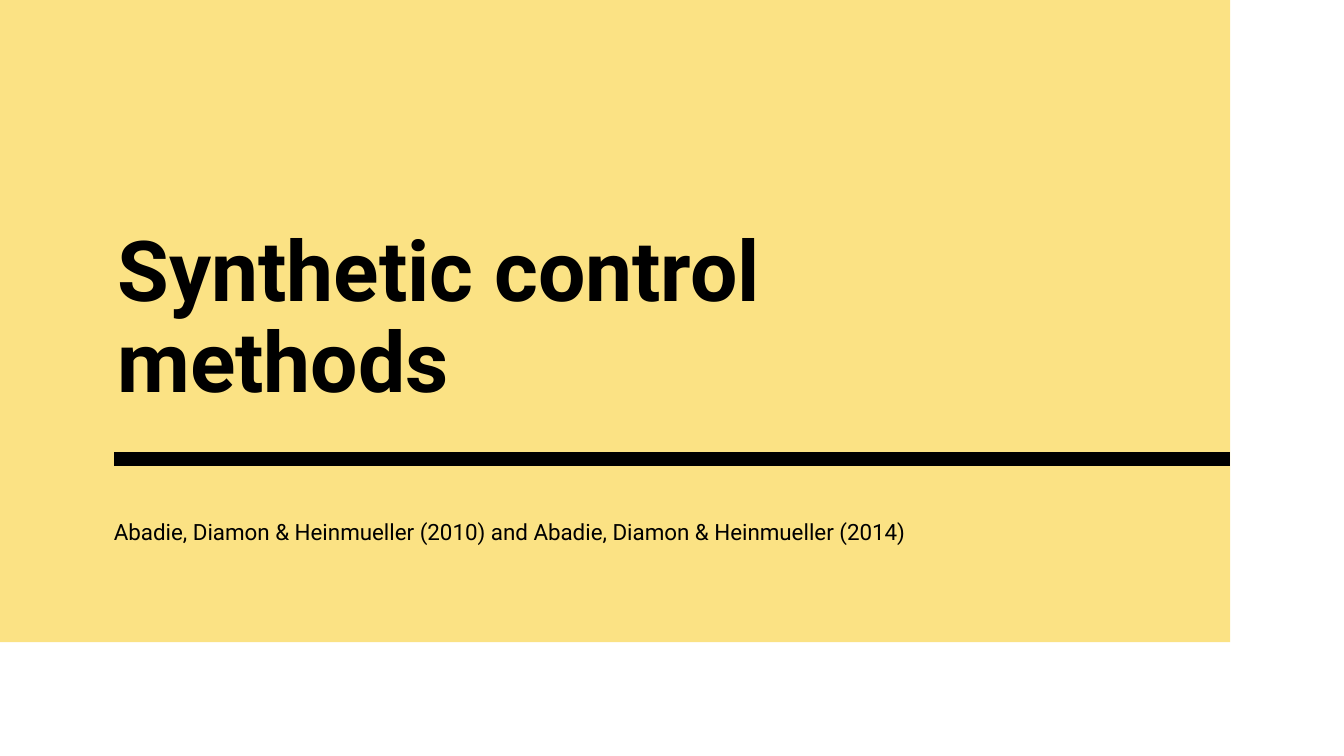
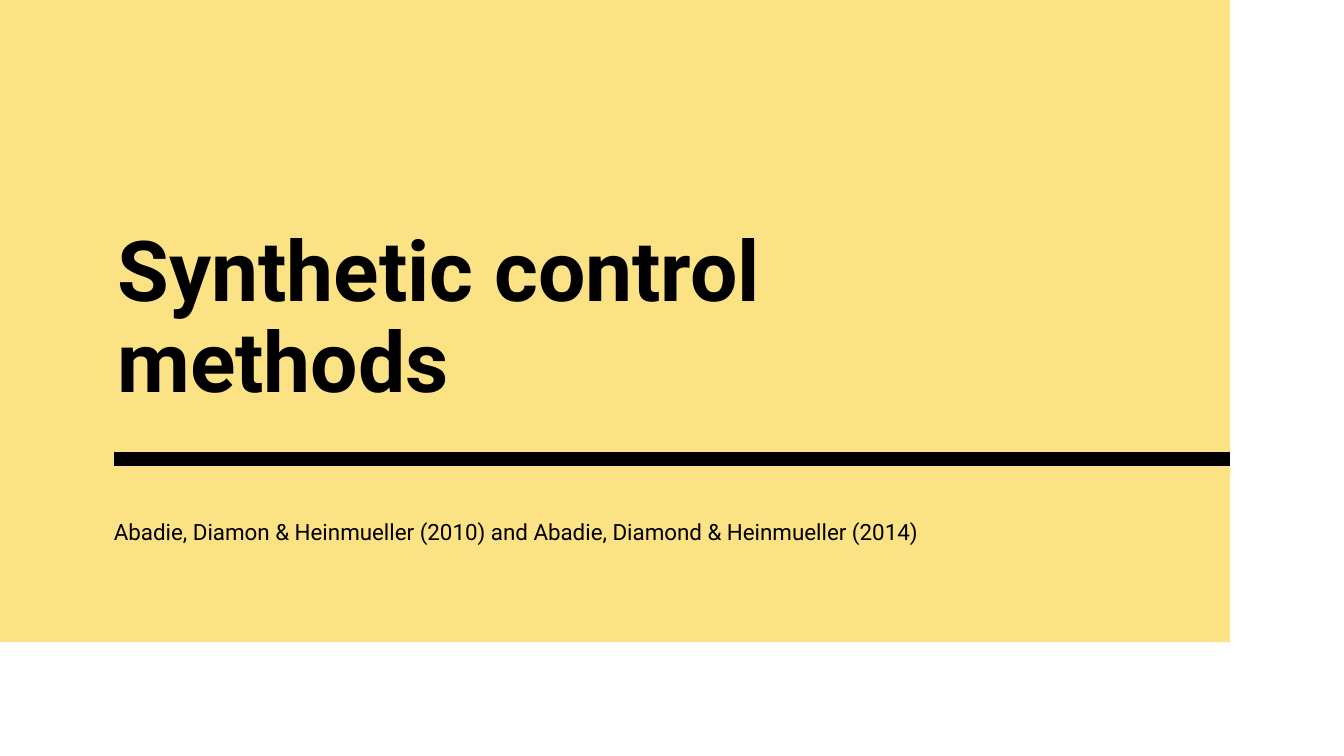
Before and after one commit to francescogranella/francescogranella.github.io, a slide deck: slide 3 of SCM.pptx (slide 4 before the commit). Drawn at 1344x756 pixels with LibreOffice and Linux fonts; fonts in the diff are those of the drawing. Boxes give left, top, right and bottom in pixels: in the first picture for what was removed or moved away, otherwise in the second. Text is boxed around its words. In the diff, an @@ line names an element or a change of style, - is before the commit and + after.

```diff
--- a/SCM.pptx
+++ b/SCM.pptx
@@ text at (x1=114, y1=522, x2=918, y2=545): text changed @@
-Abadie, Diamon & Heinmueller (2010) and Abadie, Diamon & Heinmueller (2014)
+Abadie, Diamon & Heinmueller (2010) and Abadie, Diamond & Heinmueller (2014)
```
Also in this commit, not shown: 19 other slides changed, 3 slides added, 1 slide removed.
